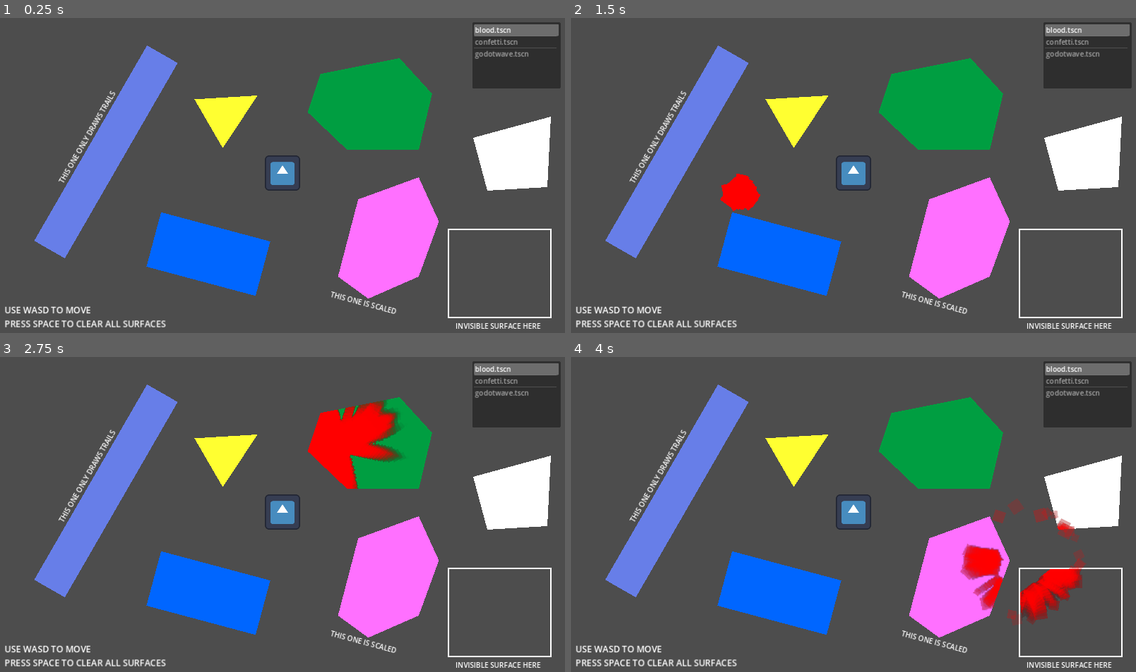
Above: before the commit, frames 1-4 (two rows, left to right).
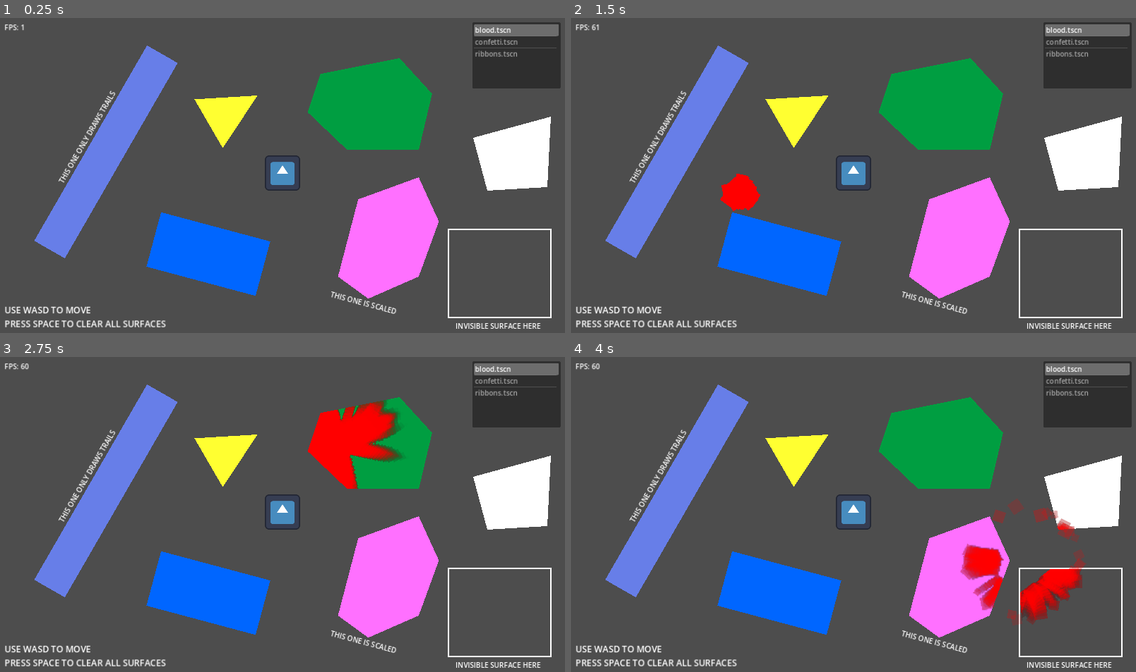
Above: after the commit, the same moments.

Repository: Wichamir/Surface2D
Game: Godot game, scene res://demo/demo.tscn
Two runs of this game, one before a commit and one after it. Both use one fixed random seed, a clock stepped at 60 frames per second and the inputs below. The engine's default icon, where the game draws it, is replaced by a stand-in: a white triangle on a blue panel in a dark square.
Inputs (mouse positions are in pixels of both pictures, inside the frame that each line leads up to):
- Up to frame 1 (0.25 s): no input
- Up to frame 2 (1.5 s): tap Space at 0.5, 0.77, 1.25 s; move the mouse to (977, 159) at 0.52 s; click (977, 159) at 0.67 s; move the mouse to (740, 191) at 1.27 s; click (740, 191) at 1.42 s
- Up to frame 3 (2.75 s): tap Space at 1.52, 2 s; move the mouse to (339, 445) at 2.02 s; click (339, 445) at 2.17 s
- Up to frame 4 (4 s): tap Space at 2.75, 3.02, 3.5, 3.77 s; move the mouse to (825, 577) at 2.77 s; click (825, 577) at 2.92 s; move the mouse to (1023, 561) at 3.52 s; click (1023, 561) at 3.67 s

The runs differ from the first frame. In frame 1, 0.1% of the frame differs, in the area x 0-94%, y 2-13%; in frame 2, 0.1%; in frame 3, 0.1%; in frame 4, 0.1%.

Commit message:
Update demo

Diff:
--- a/demo/demo.tscn
+++ b/demo/demo.tscn
@@ -39,6 +39,14 @@
 
 [sub_resource type="LabelSettings" id="LabelSettings_p1shn"]
 font_size = 20
+
+[sub_resource type="GDScript" id="GDScript_87eea"]
+script/source = "extends Label
+
+
+func _process(_delta: float) -> void:
+	text = \"FPS: %d\" % Engine.get_frames_per_second()
+"
 
 [sub_resource type="LabelSettings" id="LabelSettings_c8fe0"]
 
@@ -164,6 +172,18 @@
 PRESS SPACE TO CLEAR ALL SURFACES"
 label_settings = SubResource("LabelSettings_p1shn")
 
+[node name="MarginContainer3" type="MarginContainer" parent="."]
+offset_right = 40.0
+offset_bottom = 40.0
+theme_override_constants/margin_left = 10
+theme_override_constants/margin_top = 10
+theme_override_constants/margin_right = 10
+theme_override_constants/margin_bottom = 10
+
+[node name="FPS" type="Label" parent="MarginContainer3"]
+layout_mode = 2
+script = SubResource("GDScript_87eea")
+
 [node name="Label" type="Label" parent="."]
 offset_left = 128.0
 offset_top = 368.0
--- a/demo/particles/godotwave.tscn
+++ b/demo/particles/ribbons.tscn
@@ -1,6 +1,4 @@
-[gd_scene load_steps=7 format=3 uid="uid://d3dmvpe3rv55b"]
-
-[ext_resource type="Texture2D" uid="uid://lopav542fi62" path="res://demo/icon.svg" id="1_b20ij"]
+[gd_scene load_steps=6 format=3 uid="uid://d3dmvpe3rv55b"]
 
 [sub_resource type="Curve" id="Curve_qhywq"]
 _data = [Vector2(0, 1), 0.0, 0.0, 0, 0, Vector2(0.5053, 1), 0.0, 0.0, 0, 0, Vector2(1, 0), 0.0, 0.0, 0, 0]
@@ -30,8 +28,8 @@
 angular_velocity_min = -360.0
 angular_velocity_max = 360.0
 gravity = Vector3(0, 1000, 0)
-scale_min = 0.2
-scale_max = 0.2
+scale_min = 25.0
+scale_max = 40.0
 alpha_curve = SubResource("CurveTexture_xmtwm")
 hue_variation_min = -1.0
 hue_variation_max = 1.0
@@ -40,10 +38,11 @@
 [node name="GodotWave" type="GPUParticles2D"]
 visibility_layer = 2
 emitting = false
+amount = 3
 process_material = SubResource("ParticleProcessMaterial_s2rs0")
-texture = ExtResource("1_b20ij")
 lifetime = 3.0
 one_shot = true
 explosiveness = 1.0
 visibility_rect = Rect2(-488.328, -479.09, 1002.34, 3030.99)
 trail_enabled = true
+trail_lifetime = 1.0
Not shown: 1 places in demo/demo.tscn that only renumber resources
